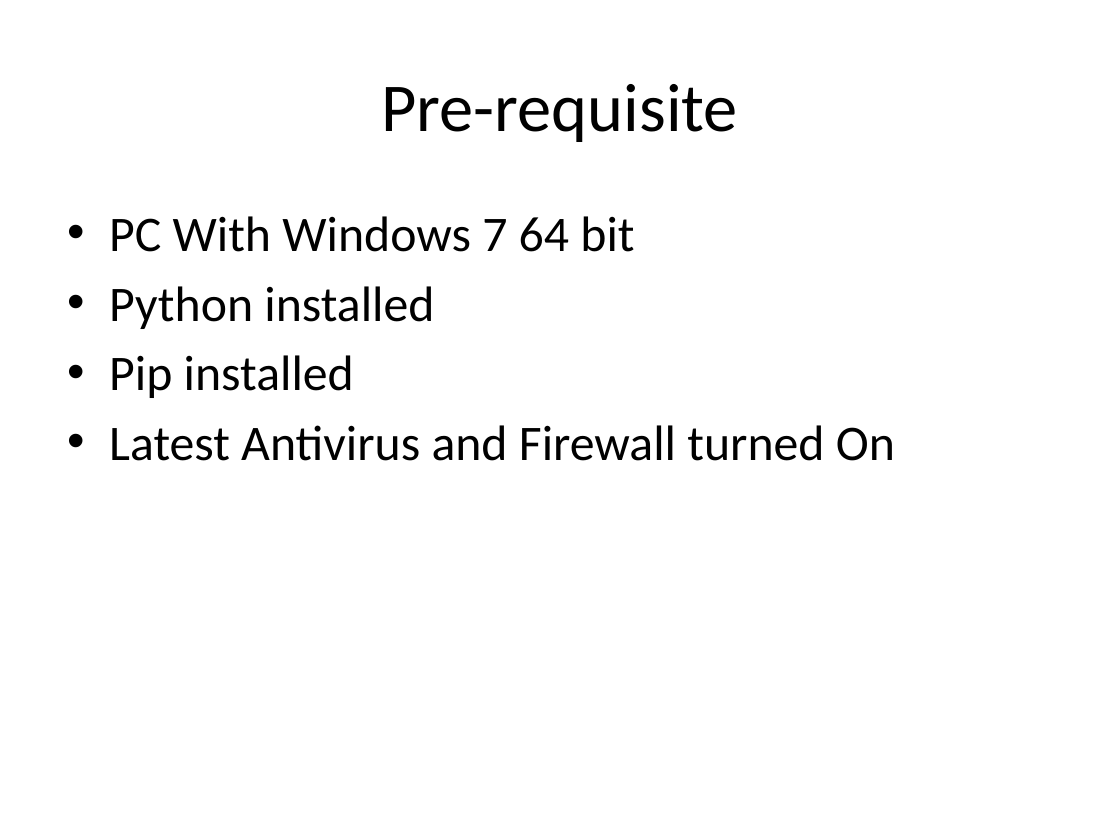
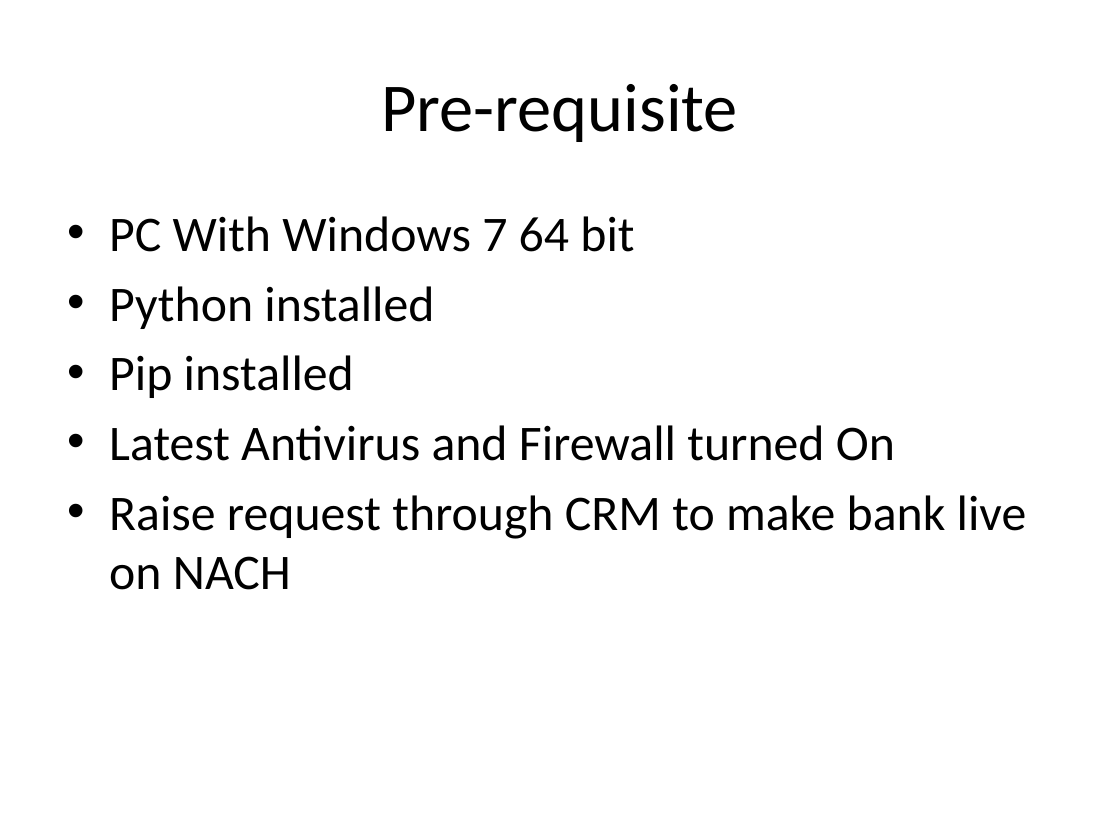
Before and after one commit to amitcharaya/CBDTWEB, a slide deck: slide 2 of CBDT ON NACH.pptx. Drawn at 1120x840 pixels with LibreOffice and Linux fonts; fonts in the diff are those of the drawing. Boxes give left, top, right and bottom in pixels: in the first picture for what was removed or moved away, otherwise in the second. Text is boxed around its words. In the diff, an @@ line names an element or a change of style, - is before the commit and + after.

Commit message:
ppt

```diff
--- a/CBDT ON NACH.pptx
+++ b/CBDT ON NACH.pptx
@@ text at (x1=109, y1=495, x2=1027, y2=590): paragraph added @@
+• Raise request through CRM to make bank live on NACH
```
Also in this commit, not shown: 2 slides added.
